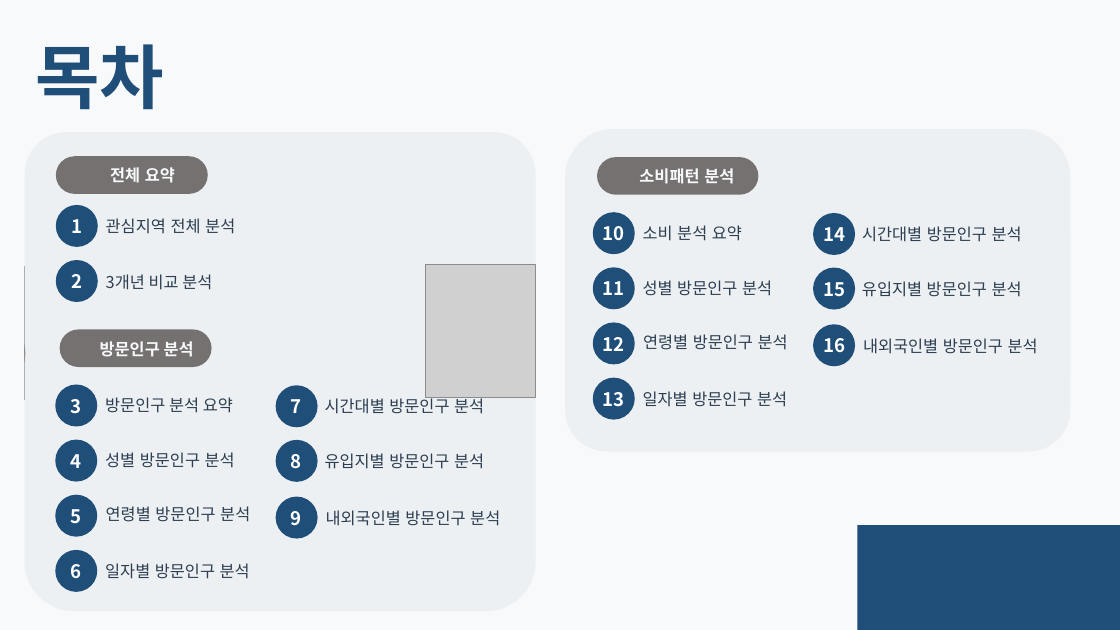
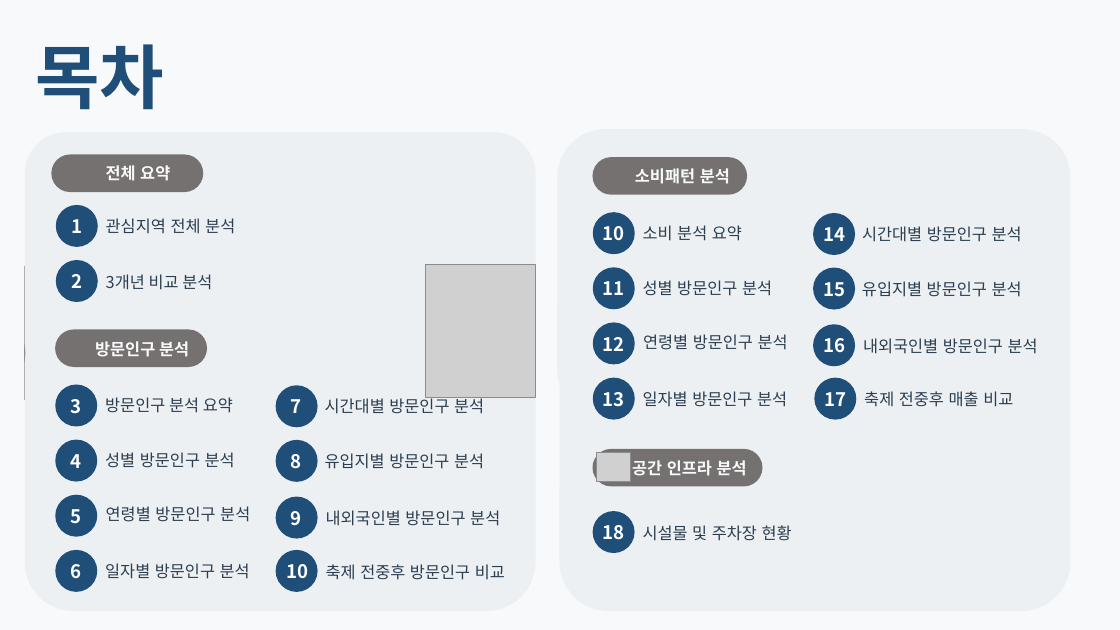
Before and after one commit to roddms/auto-report, a slide deck: slide 2 of template/master.pptx. Drawn at 1120x630 pixels with LibreOffice and Linux fonts; fonts in the diff are those of the drawing; grey boxes stand for pictures; background and template pictures are left out. Boxes give left, top, right and bottom in pixels: in the first picture for what was removed or moved away, otherwise in the second. Text is boxed around its words. In the diff, an @@ line names an element or a change of style, - is before the commit and + after.

```diff
--- a/template/master.pptx
+++ b/template/master.pptx
@@ rounded rectangle resized from (x1=565, y1=129, x2=1071, y2=418) to (x1=557, y1=129, x2=1070, y2=418) @@
@@ 3 texts, 2 rounded rectangles moved together from (x1=55, y1=156, x2=734, y2=367) to (x1=51, y1=155, x2=730, y2=367) @@
@@ rounded rectangle resized from (x1=597, y1=157, x2=759, y2=195) to (x1=592, y1=157, x2=747, y2=195) @@
@@ rounded rectangle resized from (x1=565, y1=201, x2=1071, y2=452) to (x1=560, y1=317, x2=1070, y2=611) @@
@@ ellipse added at (x1=814, y1=378, x2=856, y2=420), fill #1F4E79 @@
@@ text added at (x1=824, y1=392, x2=846, y2=406), 16 pt, text #FFFFFF, bold @@
+17
@@ text added at (x1=864, y1=391, x2=1013, y2=407), 14 pt, text #2C3E50 @@
+축제 전중후 매출 비교
@@ rounded rectangle added at (x1=592, y1=449, x2=762, y2=486), fill #767171 @@
@@ picture added at (x1=597, y1=452, x2=631, y2=481) @@
@@ text added at (x1=632, y1=460, x2=747, y2=476), 14 pt, text #F8F9FA, bold @@
+공간 인프라 분석
@@ ellipse added at (x1=593, y1=511, x2=635, y2=553), fill #1F4E79 @@
@@ text added at (x1=603, y1=525, x2=625, y2=540), 16 pt, text #FFFFFF, bold @@
+18
@@ text added at (x1=643, y1=525, x2=792, y2=541), 14 pt, text #2C3E50 @@
+시설물 및 주차장 현황
@@ rectangle removed at (x1=858, y1=525, x2=1120, y2=630) @@
@@ ellipse added at (x1=276, y1=550, x2=318, y2=592), fill #1F4E79 @@
@@ text added at (x1=286, y1=564, x2=308, y2=579), 16 pt, text #FFFFFF, bold @@
+10
@@ text added at (x1=326, y1=564, x2=505, y2=580), 14 pt, text #2C3E50 @@
+축제 전중후 방문인구 비교
```
Also in this commit, not shown: 10 other slides changed, 7 slides added, 8 other files.
